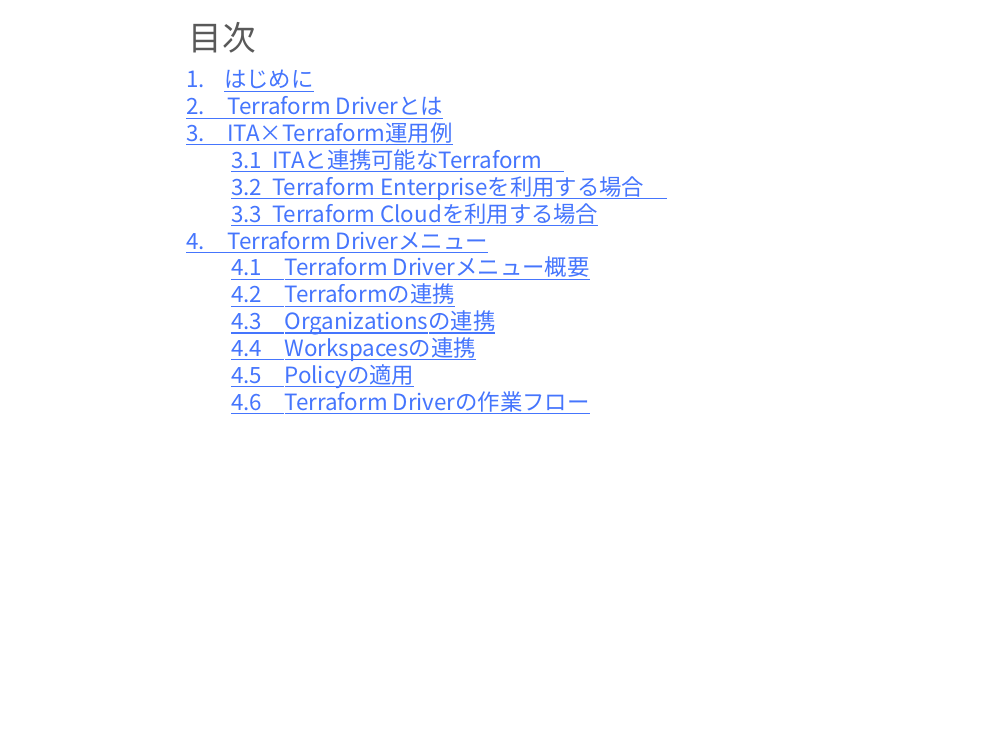
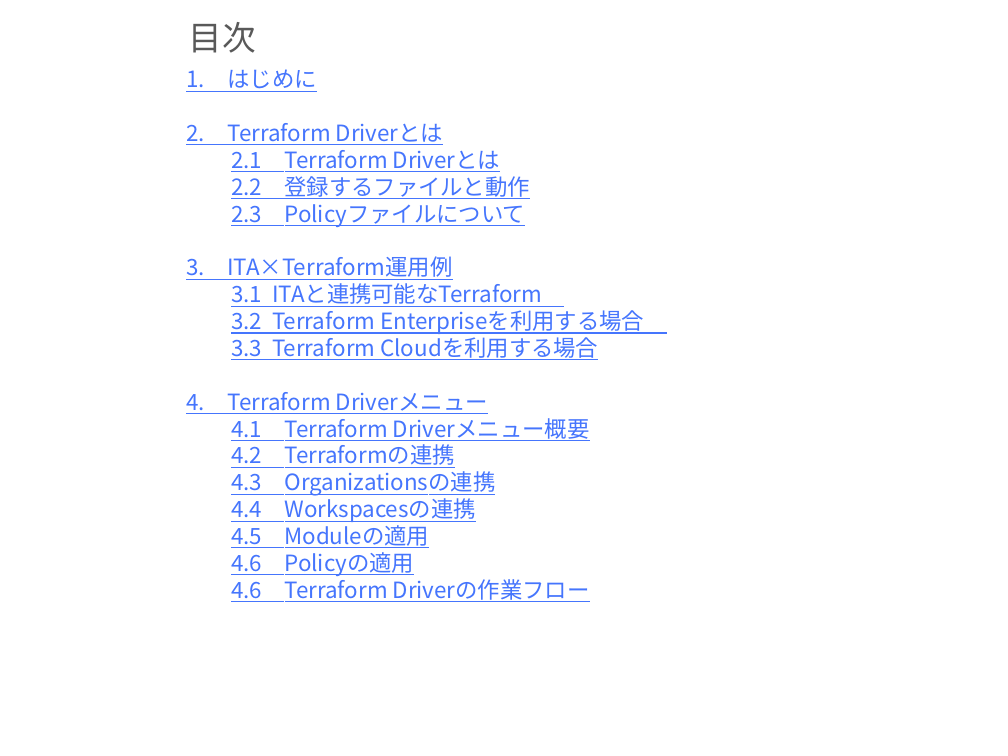
Before and after one commit to exastro-suite/it-automation-docs, a slide deck: slide 2 of asset/Learn_ja/ITA-Terraform-Driver_ja.pptx. Drawn at 1008x756 pixels with LibreOffice and Linux fonts; fonts in the diff are those of the drawing; background and template pictures are left out. Boxes give left, top, right and bottom in pixels: in the first picture for what was removed or moved away, otherwise in the second. Text is boxed around its words. In the diff, an @@ line names an element or a change of style, - is before the commit and + after.

```diff
--- a/asset/Learn_ja/ITA-Terraform-Driver_ja.pptx
+++ b/asset/Learn_ja/ITA-Terraform-Driver_ja.pptx
@@ text at <box>186,69,316,92</box>: text changed @@
-1. はじめに
+1. はじめに
@@ text at <box>231,150,530,227</box>: paragraphs added @@
+2.1 Terraform Driverとは
+2.2 登録するファイルと動作
+2.3 Policyファイルについて
@@ text at <box>231,525,430,576</box>: text changed @@
-4.5 Policyの適用
+4.5 Moduleの適用
+4.6 Policyの適用
```
Also in this commit, not shown: 12 other slides changed, 3 slides added, 1 other file.
